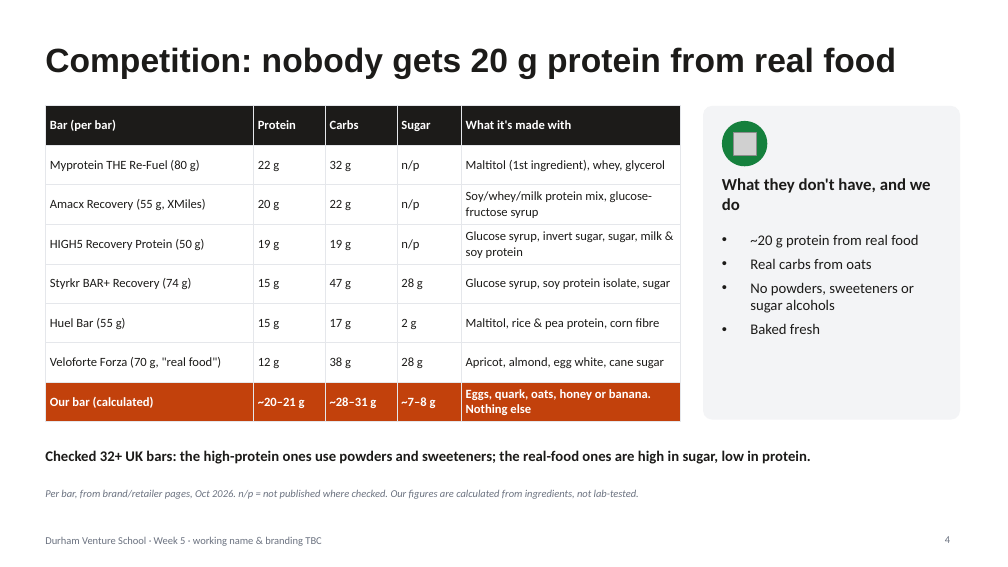
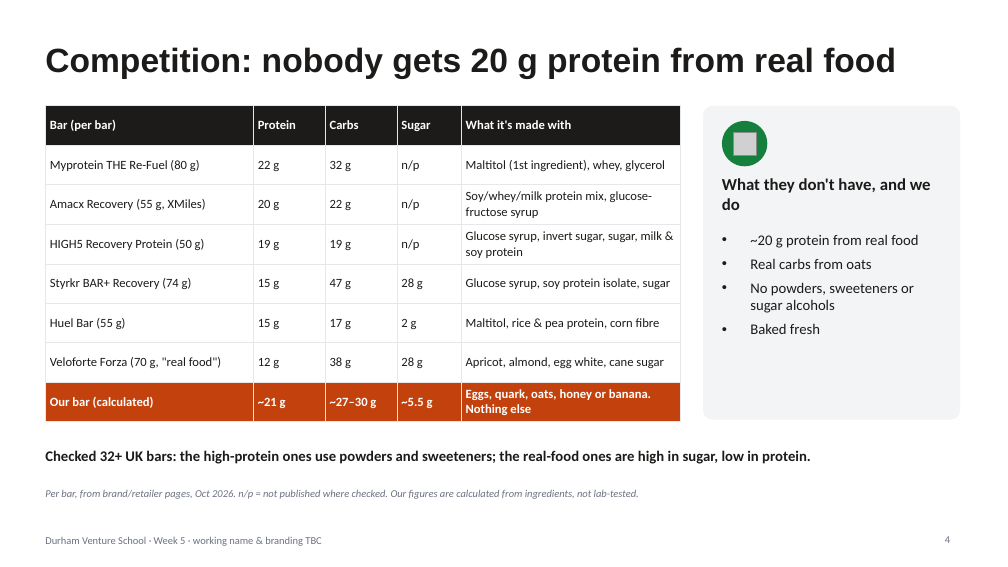
Before and after one commit to ewanh2005-alt/Ewan, a slide deck: slide 4 of 09-pitch/pitch-deck.pptx. Drawn at 1008x567 pixels with LibreOffice and Linux fonts; fonts in the diff are those of the drawing; grey boxes stand for pictures. Boxes give left, top, right and bottom in pixels: in the first picture for what was removed or moved away, otherwise in the second. Text is boxed around its words. In the diff, an @@ line names an element or a change of style, - is before the commit and + after.

```diff
--- a/09-pitch/pitch-deck.pptx
+++ b/09-pitch/pitch-deck.pptx
@@ table at [45, 106, 681, 419] @@
-row 8: Our bar (calculated) | ~20–21 g | ~28–31 g | ~7–8 g | Eggs, quark, oats, honey or banana. Nothing else
+row 8: Our bar (calculated) | ~21 g | ~27–30 g | ~5.5 g | Eggs, quark, oats, honey or banana. Nothing else
```
Also in this commit, not shown: 1 other slide changed, 16 other files.
